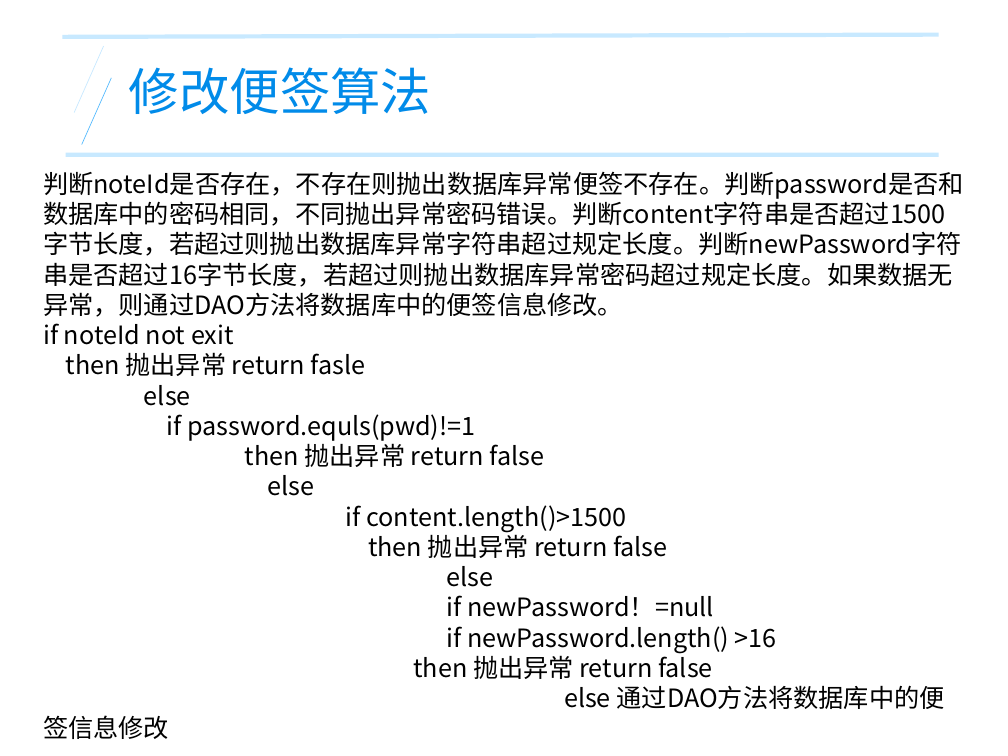
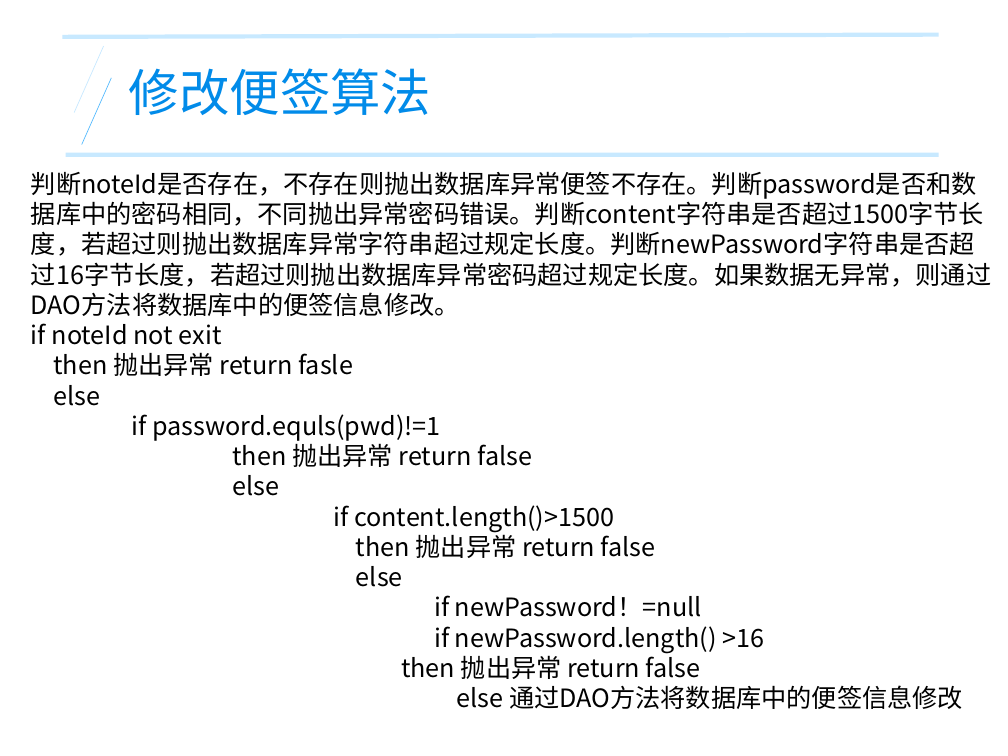
Before and after one commit to SE-2017-G4/SE-2017, a slide deck: slide 44 of Document/SE2017-G4 详细设计说明书PPT.ppt. Drawn at 1008x756 pixels with LibreOffice and Linux fonts; fonts in the diff are those of the drawing. Boxes give left, top, right and bottom in pixels: in the first picture for what was removed or moved away, otherwise in the second. Text is boxed around its words. In the diff, an @@ line names an element or a change of style, - is before the commit and + after.

Commit message:
修改详细设计PPT

```diff
--- a/Document/SE2017-G4 详细设计说明书PPT.ppt
+++ b/Document/SE2017-G4 详细设计说明书PPT.ppt
@@ text "判断noteId是否存在，不存在则抛出数据库异常便签不存在。判断password是否和数据库中的密码相同，不同抛出异常密 ..." rewrapped from [43, 171, 964, 709] to [31, 171, 991, 709] @@
```
Also in this commit, not shown: 1 other slide changed.
